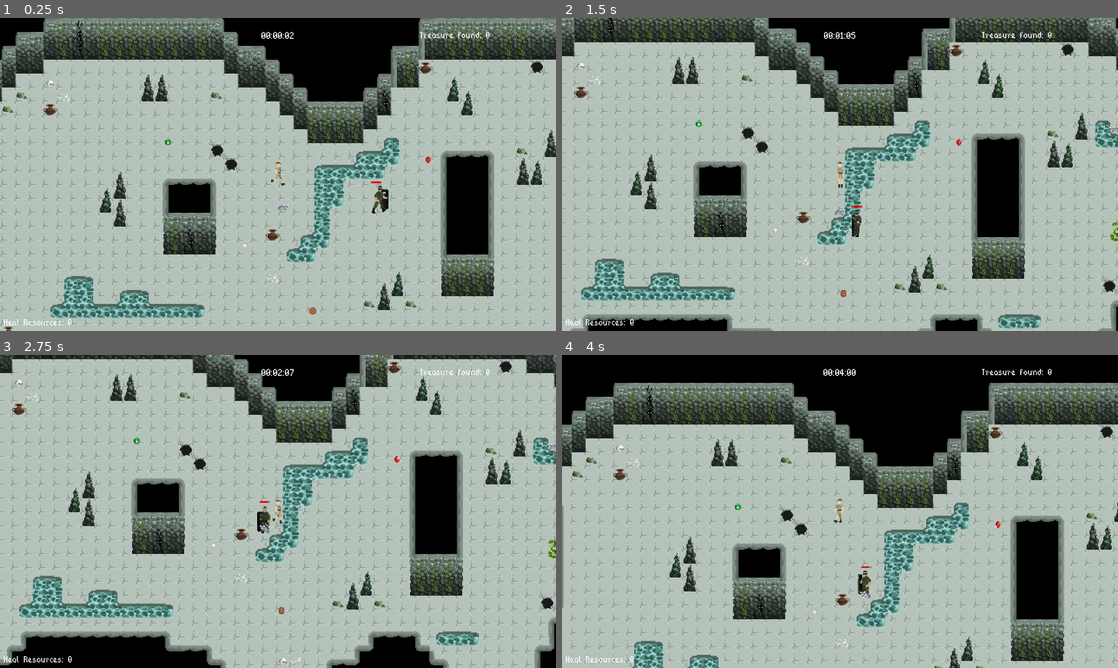
Above: before the commit, frames 1-4 (two rows, left to right).
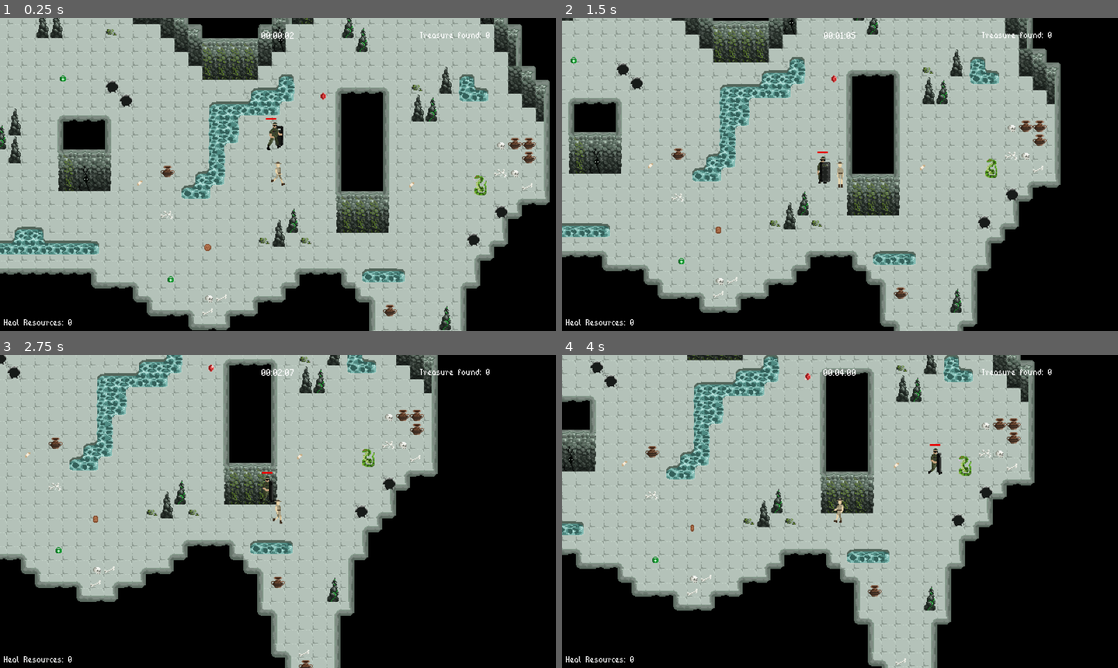
Above: after the commit, the same moments.

Repository: mirogon/Archaeology
Game: Godot game, scene res://Scenes/Main.tscn
Same seed, same stepped clock (60 frames per second), same inputs: the game is played once before the commit and once after it. The engine's default icon, where the game draws it, is replaced by a stand-in: a white triangle on a blue panel in a dark square.
Inputs (mouse positions are in pixels of both pictures, inside the frame that each line leads up to):
- Up to frame 1 (0.25 s): no input
- Up to frame 2 (1.5 s): move the mouse to (962, 158) at 0.52 s; hold Right (ui_right) 0.53-1.28 s; click (962, 158) at 0.67 s; move the mouse to (728, 190) at 1.27 s; hold Down (ui_down) from 1.28 s (still down)
- Up to frame 3 (2.75 s): move the mouse to (333, 442) at 2.02 s; release Down (ui_down) at 2.03 s; hold Right (ui_right) from 2.03 s (still down)
- Up to frame 4 (4 s): move the mouse to (812, 574) at 2.77 s; release Right (ui_right) at 2.78 s; hold Up (ui_up) 2.78-3.53 s; click (812, 574) at 2.92 s; move the mouse to (1006, 558) at 3.52 s; hold Left (ui_left) from 3.53 s (still down)

The runs differ from the first frame. In frame 1, 59% of the frame differs, in the area x 0-100%, y 0-100%; in frame 2, 62%; in frame 3, 62%; in frame 4, 70%.

Commit message:
Enemy Spawner

Diff:
--- a/Scenes/Bandage.tscn
+++ b/Scenes/Bandage.tscn
@@ -40,5 +40,4 @@
 [node name="AnimatedSprite" type="AnimatedSprite" parent="."]
 frames = SubResource( 6 )
 animation = "Bandage"
-frame = 1
 playing = true
--- a/Scenes/Main.tscn
+++ b/Scenes/Main.tscn
@@ -3,7 +3,6 @@
 [ext_resource path="res://Scenes/Player.tscn" type="PackedScene" id=1]
 [ext_resource path="res://Scenes/Medikit.tscn" type="PackedScene" id=2]
 [ext_resource path="res://Scenes/Room.tscn" type="PackedScene" id=3]
-[ext_resource path="res://Scenes/Rat.tscn" type="PackedScene" id=4]
 [ext_resource path="res://Scenes/Soldier.tscn" type="PackedScene" id=5]
 [ext_resource path="res://Scenes/Bandage.tscn" type="PackedScene" id=6]
 [ext_resource path="res://Scenes/Ruby.tscn" type="PackedScene" id=7]
@@ -13,6 +12,7 @@
 [ext_resource path="res://Scenes/Snake.tscn" type="PackedScene" id=11]
 [ext_resource path="res://Scripts/HealResourceLabel.gd" type="Script" id=12]
 [ext_resource path="res://Scripts/TreasureLabel.gd" type="Script" id=13]
+[ext_resource path="res://Scenes/Spawner.tscn" type="PackedScene" id=14]
 
 [sub_resource type="NavigationPolygon" id=1]
 vertices = PoolVector2Array( -546, -176, -544, -144, -559, -144, -767, -145, -751, -176, -783, 128, -744, 126, -569, 12 …(1968 unchanged characters)…
@@ -36,9 +36,7 @@
 [node name="Room" parent="." instance=ExtResource( 3 )]
 
 [node name="Player" parent="." instance=ExtResource( 1 )]
-
-[node name="Rat2" parent="." instance=ExtResource( 4 )]
-position = Vector2( -493, -3 )
+position = Vector2( -361, 29 )
 
 [node name="Soldier" parent="." instance=ExtResource( 5 )]
 position = Vector2( -369, 1 )
@@ -46,8 +44,17 @@
 [node name="Medikit" parent="." instance=ExtResource( 2 )]
 position = Vector2( -608, -82 )
 
+[node name="Medikit2" parent="." instance=ExtResource( 2 )]
+position = Vector2( -484, 149 )
+
+[node name="Medikit3" parent="." instance=ExtResource( 2 )]
+position = Vector2( -192, 317 )
+
 [node name="Bandage" parent="." instance=ExtResource( 6 )]
 position = Vector2( -520, 39 )
+
+[node name="Bandage2" parent="." instance=ExtResource( 6 )]
+position = Vector2( -207, 41 )
 
 [node name="Ruby" parent="." instance=ExtResource( 7 )]
 position = Vector2( -309, -61 )
@@ -55,13 +62,11 @@
 [node name="Coin" parent="." instance=ExtResource( 8 )]
 position = Vector2( -442, 113 )
 
-[node name="Rat" parent="." instance=ExtResource( 4 )]
-position = Vector2( -125, -77 )
-
 [node name="Snake" parent="." instance=ExtResource( 11 )]
 position = Vector2( -136, 38 )
 
 [node name="Navigation2D" type="Navigation2D" parent="."]
+visible = false
 
 [node name="NavigationPolygonInstance" type="NavigationPolygonInstance" parent="Navigation2D"]
 navpoly = SubResource( 1 )
@@ -104,6 +109,30 @@
 text = "Treasure found: 0"
 script = ExtResource( 13 )
 
+[node name="Spawner" parent="." instance=ExtResource( 14 )]
+position = Vector2( -135, 104 )
+min_interval_ms = 10000
+max_interval_ms = 200000
+max_spawns = 2
+
+[node name="Spawner2" parent="." instance=ExtResource( 14 )]
+position = Vector2( -775, 151 )
+min_interval_ms = 10000
+max_interval_ms = 20000
+max_spawns = 2
+
+[node name="Spawner3" parent="." instance=ExtResource( 14 )]
+position = Vector2( -553, -72 )
+min_interval_ms = 10000
+max_interval_ms = 20000
+max_spawns = 2
+
+[node name="Spawner4" parent="." instance=ExtResource( 14 )]
+position = Vector2( -184, -168 )
+min_interval_ms = 10000
+max_interval_ms = 20000
+max_spawns = 1
+
 [connection signal="heal_resource_update" from="Player" to="CanvasLayer/HealResourceLabel" method="_on_Player_heal_resource_update"]
 [connection signal="treasure_update" from="Player" to="CanvasLayer/TreasureLabel" method="_on_Player_treasure_update"]
 [connection signal="timeout" from="CanvasLayer/Timer" to="CanvasLayer/TimerLabel" method="_on_Timer_timeout"]
--- a/Scenes/Player.tscn
+++ b/Scenes/Player.tscn
@@ -125,6 +125,7 @@
 [node name="AnimatedSprite" type="AnimatedSprite" parent="."]
 frames = SubResource( 26 )
 animation = "Walk_Right"
+frame = 3
 playing = true
 
 [node name="HealthSystem" parent="." instance=ExtResource( 3 )]
--- /dev/null
+++ b/Scenes/Spawner.tscn
@@ -0,0 +1,11 @@
+[gd_scene load_steps=3 format=2]
+
+[ext_resource path="res://Scripts/Spawner.gd" type="Script" id=1]
+[ext_resource path="res://Scenes/Rat.tscn" type="PackedScene" id=2]
+
+[node name="Spawner" type="Node2D"]
+position = Vector2( 346, 162 )
+script = ExtResource( 1 )
+scene_to_spawn = ExtResource( 2 )
+min_interval_ms = 1000
+max_interval_ms = 2000
--- /dev/null
+++ b/Scripts/Spawner.gd
@@ -0,0 +1,33 @@
+extends Node2D
+
+export var scene_to_spawn: PackedScene
+export var min_interval_ms: int
+export var max_interval_ms: int
+export var max_spawns = 99
+
+var current_interval = 0
+var time_interval = 0
+var spawns = 0
+
+func _ready():
+	current_interval = random_interval(min_interval_ms, max_interval_ms)
+
+func random_interval(min_interval, max_interval):
+	var r = rand_range(min_interval, max_interval)
+	var interval_sec: float = r/1000
+	return interval_sec
+
+func _process(delta):
+	if spawns >= max_spawns:
+		return
+	time_interval += delta
+	if time_interval >= current_interval:
+		time_interval = 0
+		current_interval = random_interval(min_interval_ms, max_interval_ms)
+		spawn()
+
+func spawn():
+	var instance = scene_to_spawn.instance()
+	instance.position = position
+	get_tree().get_root().add_child(instance)
+	spawns += 1
